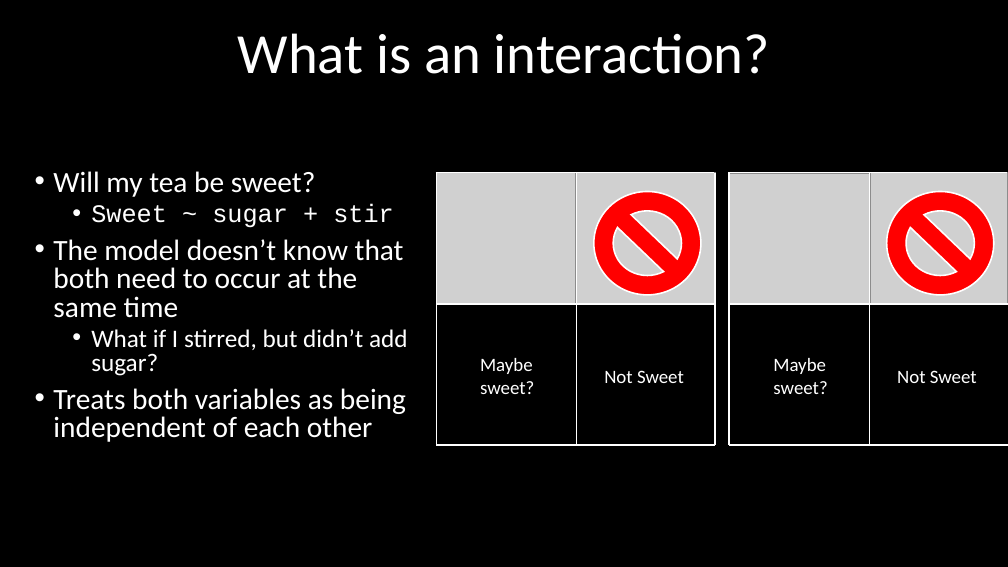
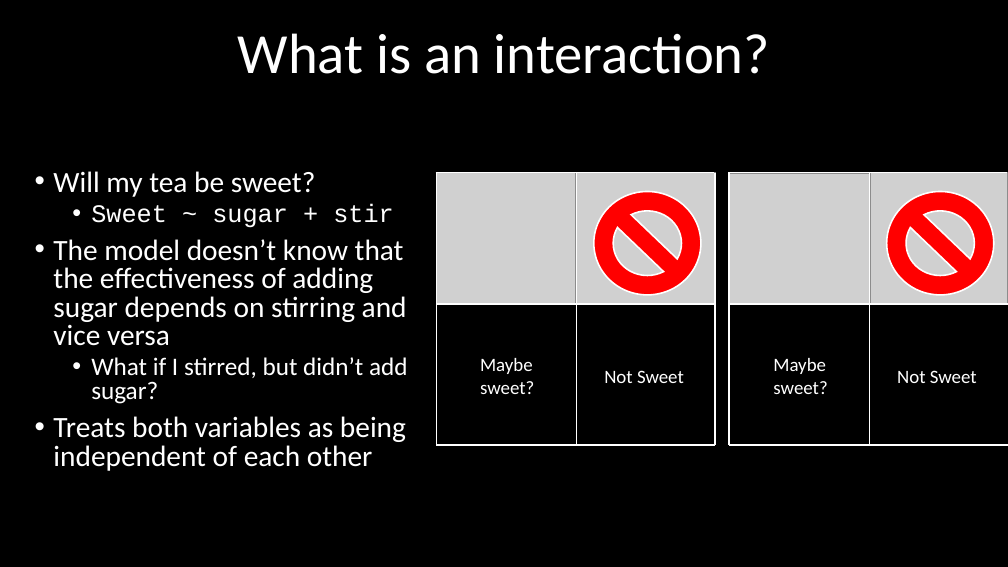
Before and after one commit to DeonRoos/stats-for-biologists, a slide deck: slide 18 of Lectures/Lecture 08.1 Interactions.pptx (slide 14 before the commit). Drawn at 1008x567 pixels with LibreOffice and Linux fonts; fonts in the diff are those of the drawing; grey boxes stand for pictures. Boxes give left, top, right and bottom in pixels: in the first picture for what was removed or moved away, otherwise in the second. Text is boxed around its words. In the diff, an @@ line names an element or a change of style, - is before the commit and + after.

```diff
--- a/Lectures/Lecture 08.1 Interactions.pptx
+++ b/Lectures/Lecture 08.1 Interactions.pptx
@@ text at (x1=53, y1=239, x2=407, y2=346): text changed @@
-• The model doesn’t know that both need to occur at the same time
+• The model doesn’t know that the effectiveness of adding sugar depends on stirring and vice versa
```
Also in this commit, not shown: 12 other slides changed, 9 slides added, 19 other files.
